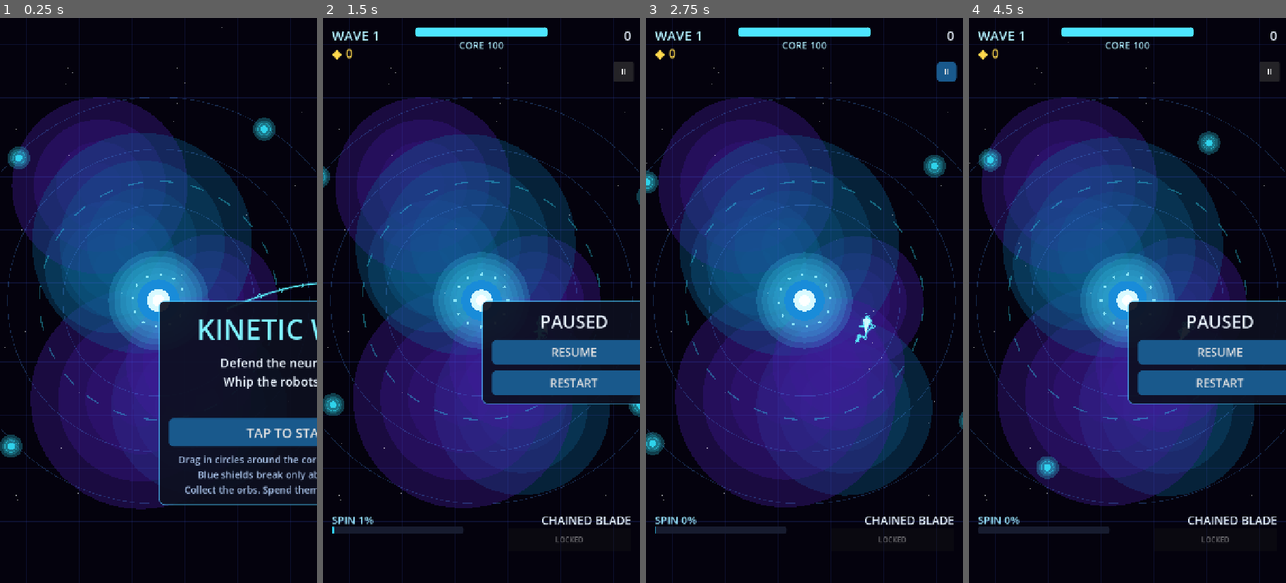
Above: before the commit, frames 1-4 (left to right).
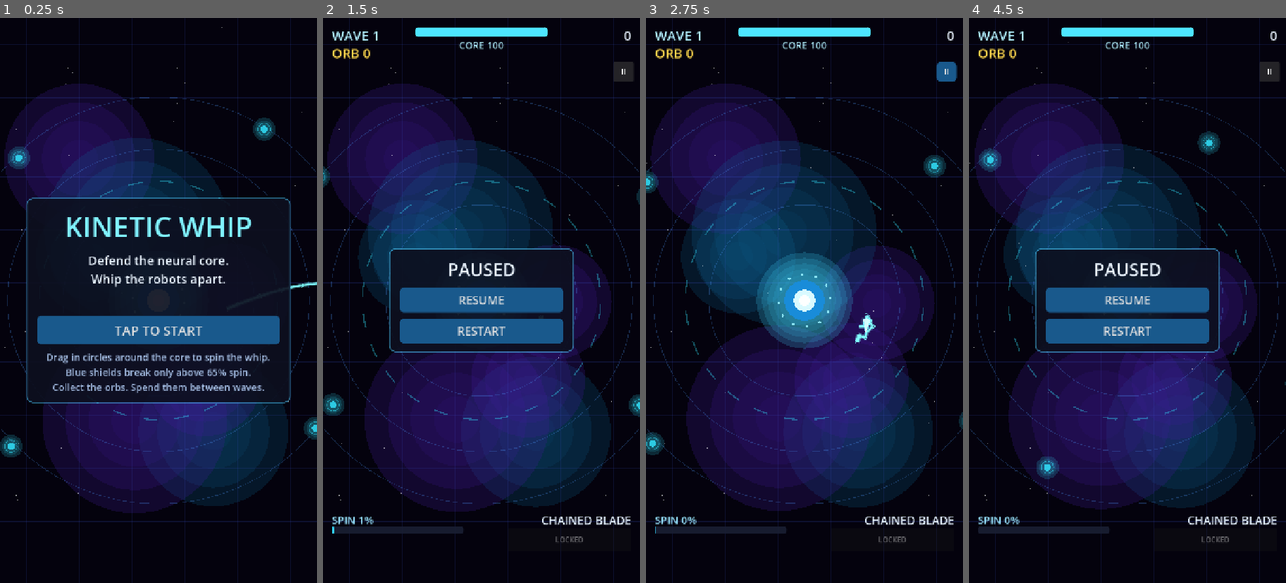
Above: after the commit, the same moments.

Repository: PaulJacksn/kinetic-whip
Game: Godot game, scene res://main.tscn
The game is run twice, just before and just after one commit, with the same random seed, the same clock (stepped at 60 frames per second) and the same inputs.
Inputs:
- Up to frame 1 (0.25 s): no input
- Up to frame 2 (1.5 s): click "TAP TO START" at 0.5 s; click "II" at 1.25 s
- Up to frame 3 (2.75 s): click "RESTART" at 2 s
- Up to frame 4 (4.5 s): click "II" at 2.75 s; click "RESTART" at 3.5 s; click "II" at 4.25 s

The runs differ from the first frame. In frame 1, 39% of the frame differs, in the area x 0-100%, y 11-88%; in frame 2, 36%; in frame 3, 34%; in frame 4, 36%.

Commit message:
v1 polish: fix orb glyph, brighter chain, calmer nebula

Diff:
--- a/scripts/arena.gd
+++ b/scripts/arena.gd
@@ -48,12 +48,12 @@
 	var c := Vector2(360.0, 640.0)
 	# Background
 	draw_rect(Rect2(0, 0, 720, 1280), palette["bg"])
-	# Nebula blobs (soft layered circles)
+	# Nebula blobs (soft layered circles, kept away from the core)
 	for i in 7:
 		var a := _rot * 0.3 + float(i) * 0.9
-		var pos := c + Vector2(cos(a), sin(a * 1.3)) * Vector2(240.0, 420.0) * (0.5 + 0.12 * float(i % 3))
+		var pos := c + Vector2(cos(a), sin(a * 1.3)) * Vector2(300.0, 480.0) * (0.55 + 0.12 * float(i % 3))
 		var col: Color = palette["neb1"] if i % 2 == 0 else palette["neb2"]
-		_draw_soft_circle(pos, 150.0 + float(i % 3) * 50.0, col)
+		_draw_soft_circle(pos, 130.0 + float(i % 3) * 40.0, col)
 	# Grid
 	var grid_col: Color = palette["grid"]
 	for x in range(0, 721, 60):
@@ -83,5 +83,5 @@
 func _draw_soft_circle(pos: Vector2, radius: float, col: Color) -> void:
 	for i in range(4, 0, -1):
 		var c2 := col
-		c2.a = col.a * (0.25 + 0.2 * float(i))
+		c2.a = col.a * (0.16 + 0.13 * float(i))
 		draw_circle(pos, radius * float(i) / 4.0, c2)
--- a/scripts/hud.gd
+++ b/scripts/hud.gd
@@ -25,10 +25,14 @@
 var _attune_bar: ProgressBar
 var _attune_label: Label
 var _menu_panel: PanelContainer
+var _menu_wrap: CenterContainer
 var _upgrade_panel: PanelContainer
+var _upgrade_wrap: CenterContainer
 var _upgrade_list: VBoxContainer
 var _gameover_panel: PanelContainer
+var _gameover_wrap: CenterContainer
 var _pause_panel: PanelContainer
+var _pause_wrap: CenterContainer
 var _hud_root: Control
 var _best_label: Label
 var _go_score_label: Label
@@ -194,10 +198,21 @@
 	_popup_label.modulate.a = 0.0
 	_hud_root.add_child(_popup_label)
 
+## Panels are wrapped in a full-rect CenterContainer: set_anchors_preset
+## (PRESET_CENTER) at build time mis-centers because the panel has no
+## size yet (its top-left lands on the center and it grows down-right).
+func _center_wrap(panel: PanelContainer) -> CenterContainer:
+	var wrap := CenterContainer.new()
+	wrap.set_anchors_preset(Control.PRESET_FULL_RECT)
+	wrap.mouse_filter = Control.MOUSE_FILTER_IGNORE
+	wrap.add_child(panel)
+	add_child(wrap)
+	return wrap
+
 func _build_menu() -> void:
 	_menu_panel = PanelContainer.new()
-	_menu_panel.set_anchors_preset(Control.PRESET_CENTER)
 	_menu_panel.custom_minimum_size = Vector2(600, 0)
+	_menu_wrap = _center_wrap(_menu_panel)
 	_menu_panel.add_theme_stylebox_override("panel", _panel_style())
 	var vb := VBoxContainer.new()
 	vb.add_theme_constant_override("separation", 14)
@@ -221,12 +236,11 @@
 	var hint := _label("Drag in circles around the core to spin the whip.\nBlue shields break only above 65% spin.\nCollect the orbs. Spend them between waves.", 22, Color(0.65, 0.75, 0.9))
 	hint.horizontal_alignment = HORIZONTAL_ALIGNMENT_CENTER
 	vb.add_child(hint)
-	add_child(_menu_panel)
 
 func _build_upgrade() -> void:
 	_upgrade_panel = PanelContainer.new()
-	_upgrade_panel.set_anchors_preset(Control.PRESET_CENTER)
 	_upgrade_panel.custom_minimum_size = Vector2(620, 0)
+	_upgrade_wrap = _center_wrap(_upgrade_panel)
 	_upgrade_panel.add_theme_stylebox_override("panel", _panel_style())
 	var vb := VBoxContainer.new()
 	vb.add_theme_constant_override("separation", 10)
@@ -244,12 +258,11 @@
 	next_btn.add_theme_stylebox_override("normal", _button_style())
 	next_btn.pressed.connect(func() -> void: next_wave.emit())
 	vb.add_child(next_btn)
-	add_child(_upgrade_panel)
 
 func _build_gameover() -> void:
 	_gameover_panel = PanelContainer.new()
-	_gameover_panel.set_anchors_preset(Control.PRESET_CENTER)
 	_gameover_panel.custom_minimum_size = Vector2(560, 0)
+	_gameover_wrap = _center_wrap(_gameover_panel)
 	_gameover_panel.add_theme_stylebox_override("panel", _panel_style())
 	var vb := VBoxContainer.new()
 	vb.add_theme_constant_override("separation", 14)
@@ -270,12 +283,11 @@
 	again_btn.add_theme_stylebox_override("normal", _button_style())
 	again_btn.pressed.connect(func() -> void: restart_game.emit())
 	vb.add_child(again_btn)
-	add_child(_gameover_panel)
 
 func _build_pause() -> void:
 	_pause_panel = PanelContainer.new()
-	_pause_panel.set_anchors_preset(Control.PRESET_CENTER)
 	_pause_panel.custom_minimum_size = Vector2(420, 0)
+	_pause_wrap = _center_wrap(_pause_panel)
 	_pause_panel.add_theme_stylebox_override("panel", _panel_style())
 	var vb := VBoxContainer.new()
 	vb.add_theme_constant_override("separation", 14)
@@ -297,7 +309,6 @@
 	restart_btn.add_theme_stylebox_override("normal", _button_style())
 	restart_btn.pressed.connect(func() -> void: restart_game.emit())
 	vb.add_child(restart_btn)
-	add_child(_pause_panel)
 
 # ---------------------------------------------------------------- public API
 
@@ -327,7 +338,7 @@
 	_wave_label.text = "WAVE %d" % w
 
 func set_orbs(n: int) -> void:
-	_orb_label.text = "◆ %d" % n
+	_orb_label.text = "ORB %d" % n
 
 func set_score(n: int) -> void:
 	_score_label.text = str(n)
@@ -357,24 +368,24 @@
 
 func show_menu() -> void:
 	_hud_root.visible = false
-	_menu_panel.visible = true
-	_upgrade_panel.visible = false
-	_gameover_panel.visible = false
-	_pause_panel.visible = false
+	_menu_wrap.visible = true
+	_upgrade_wrap.visible = false
+	_gameover_wrap.visible = false
+	_pause_wrap.visible = false
 
 func show_hud() -> void:
 	_hud_root.visible = true
-	_menu_panel.visible = false
-	_upgrade_panel.visible = false
-	_gameover_panel.visible = false
-	_pause_panel.visible = false
+	_menu_wrap.visible = false
+	_upgrade_wrap.visible = false
+	_gameover_wrap.visible = false
+	_pause_wrap.visible = false
 
 func show_upgrade(upgrades: Array, chakra_unlocked: bool, chakra_cost: int, orbs: int) -> void:
 	_hud_root.visible = true
-	_menu_panel.visible = false
-	_gameover_panel.visible = false
-	_pause_panel.visible = false
-	_upgrade_panel.visible = true
+	_menu_wrap.visible = false
+	_gameover_wrap.visible = false
+	_pause_wrap.visible = false
+	_upgrade_wrap.visible = true
 	for child in _upgrade_list.get_children():
 		child.queue_free()
 	for u in upgrades:
@@ -384,7 +395,7 @@
 		name_l.size_flags_horizontal = Control.SIZE_EXPAND_FILL
 		row.add_child(name_l)
 		var btn := Button.new()
-		btn.text = "◆ %d" % u["cost"]
+		btn.text = "%d ORB" % u["cost"]
 		btn.disabled = orbs < int(u["cost"])
 		btn.add_theme_font_size_override("font_size", 24)
 		btn.add_theme_stylebox_override("normal", _button_style())
@@ -399,7 +410,7 @@
 		name_l.size_flags_horizontal = Control.SIZE_EXPAND_FILL
 		row.add_child(name_l)
 		var btn := Button.new()
-		btn.text = "◆ %d" % chakra_cost
+		btn.text = "%d ORB" % chakra_cost
 		btn.disabled = orbs < chakra_cost
 		btn.add_theme_font_size_override("font_size", 24)
 		btn.add_theme_stylebox_override("normal", _button_style())
@@ -409,15 +420,15 @@
 
 func show_gameover(score: int, best: int, wave: int) -> void:
 	_hud_root.visible = false
-	_menu_panel.visible = false
-	_upgrade_panel.visible = false
-	_pause_panel.visible = false
-	_gameover_panel.visible = true
+	_menu_wrap.visible = false
+	_upgrade_wrap.visible = false
+	_pause_wrap.visible = false
+	_gameover_wrap.visible = true
 	_go_score_label.text = "SCORE %d   BEST %d" % [score, best]
 	_go_wave_label.text = "Reached wave %d" % wave
 
 func show_pause() -> void:
-	_pause_panel.visible = true
+	_pause_wrap.visible = true
 
 func hide_pause() -> void:
-	_pause_panel.visible = false
+	_pause_wrap.visible = false
--- a/scripts/whip.gd
+++ b/scripts/whip.gd
@@ -144,12 +144,12 @@
 	var flicker := 1.0
 	if cond < 0.3 and int(_time * 10.0) % 3 == 0:
 		flicker = 0.45
-	var base_col := Color(0.35, 0.95, 1.0).lerp(Color(0.6, 0.6, 0.6), 1.0 - cond)
+	var base_col := Color(0.5, 1.0, 1.0).lerp(Color(0.7, 0.7, 0.7), 1.0 - cond)
 	# Chain: tapered polyline with glow underlay
 	for pass_i in 2:
-		var w := 7.0 if pass_i == 0 else 3.0
+		var w := 10.0 if pass_i == 0 else 4.5
 		var col := base_col
-		col.a = (0.25 if pass_i == 0 else 0.95) * flicker
+		col.a = (0.4 if pass_i == 0 else 1.0) * flicker
 		for i in range(_points.size() - 1):
 			var t := float(i) / float(_points.size() - 1)
 			var ww := w * (1.0 - t * 0.45)
Not shown, added: icon.svg.import
Not shown, added: scripts/arena.gd.uid
Not shown, added: scripts/audio.gd.uid
Not shown, added: scripts/chakra.gd.uid
Not shown, added: scripts/core.gd.uid
Not shown, added: scripts/debris.gd.uid
Not shown, added: scripts/enemy.gd.uid
Not shown, added: scripts/hud.gd.uid
Not shown, added: scripts/main.gd.uid
Not shown, added: scripts/projectile.gd.uid
Not shown, added: scripts/test_game.gd.uid
Not shown, added: scripts/whip.gd.uid
(and 17 more such lines)
